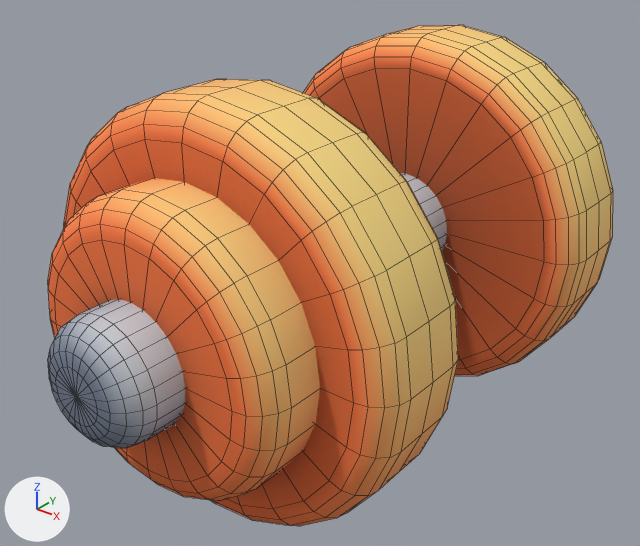
What one commit did to the FBX model Assets/banyuan/fbx/jianshen.FBX.
Camera for both pictures: a 50 mm lens placed at (0.561, -0.66, 0.539), pointed at (0.026, 0.008, 0.125). The axes (+X, +Y, +Z) are drawn at lower left. The lights are the same throughout. Both versions are drawn at frame 36 of the action 'Take 001'; the numbers are the values there. Mesh edges are drawn as thin lines.

The scene before the commit, as lines of its bpy script (objects in view):
```python
me_mesh = bpy.data.meshes.new('Mesh')
me_mesh.from_pydata(...)  # 1088 vertices, 1152 faces; spans x -34.0..34.0, y -19.7..19.7, z -19.7..19.7
me_mesh.materials.append(mat_material__59)  # picture img_jianshen_jpg
ob_jianshen = bpy.data.objects.new('jianshen', me_mesh)
ob_jianshen.parent = ob_dummy001
ob_jianshen.location = (-23.73, 0.0, -0.0000129)
ob_jianshen.rotation_euler = (0.0, 1.571, 0.0)  # degrees (0, 90, 0)
```
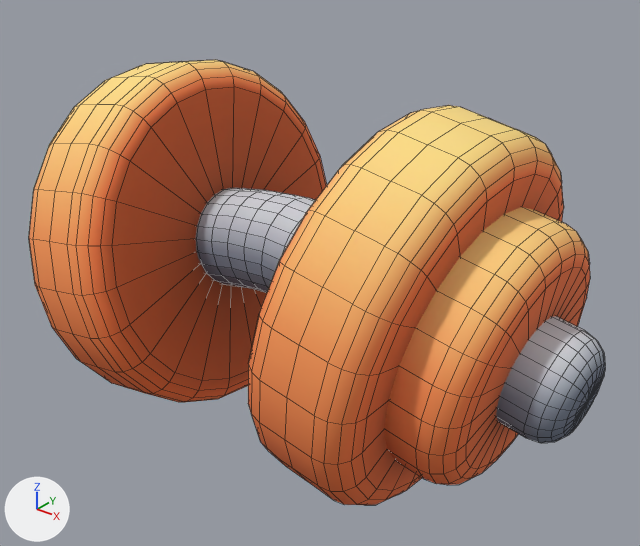
Boxes (x1, y1, x2, y2) around the edits, measured in the pictures (640 x 546 px; the box of a moved part takes in the faces that stretch with it):
'jianshen', reshaped, moved, turned, rescaled
    before: (48, 25, 613, 526)
    after: (29, 60, 605, 505)
part 1 of me_mesh, moved or reshaped
    before: (303, 25, 613, 376)
    after: (248, 105, 564, 505)
part 2 of me_mesh, moved or reshaped (not visible before)
    after: (385, 207, 590, 485)
part 3 of me_mesh, moved or reshaped
    before: (64, 79, 458, 526)
    after: (29, 60, 327, 402)
part 4 of me_mesh, moved or reshaped (not visible afterwards)
    before: (48, 178, 320, 501)
part 5 of me_mesh, added
    after: (196, 188, 605, 443)
part 6 of me_mesh, deleted
    before: (48, 173, 447, 448)

The edits, one by one:
me_mesh is used by ob_jianshen; parent ob_dummy001; location (-23.73, 0.0, -0.0000129); rotation (0.0, 1.571, 0.0), in degrees (0, 90, 0).
me_mesh had 1088 vertices, 1152 faces and spanned x -34.0..34.0, y -19.7..19.7, z -19.7..19.7.
me_mesh now has 1280 vertices, 1344 faces and spans x -33.9..33.9, y -7.2..32.6, z -19.7..19.7.
me_mesh part 1: the loose piece of 266 vertices spanning x 9.6..21.7, y -19.7..19.7, z -19.7..19.7 is turned -10 degrees about the z axis through its middle, then moved by (-0.2, 12.7, 0.0).
me_mesh part 2: the loose piece of 145 vertices spanning x 21.1..28.1, y -13.4..13.4, z -13.4..13.4 is turned -10 degrees about the z axis through its middle, then moved by (-0.3, 11.1, 0.0).
me_mesh part 3: the loose piece of 266 vertices spanning x -21.7..-9.6, y -19.7..19.7, z -19.7..19.7 is turned 10 degrees about the z axis through its middle, then moved by (0.2, 12.7, 0.0).
me_mesh part 4: the loose piece of 145 vertices spanning x -28.1..-21.1, y -13.4..13.4, z -13.4..13.4 is turned 10 degrees about the z axis through its middle, then moved by (0.3, 11.1, 0.0).
me_mesh part 5: a new loose piece of 458 vertices spanning x -33.9..33.9, y 4.6..20.5, z -5.5..5.5, in mat_material__59 (picture img_jianshen_jpg).
Part 6, on me_mesh:
266 vertices are removed from x -34.0..34.0, y -5.5..5.5, z -5.5..5.5.
288 faces are deleted.
In object 'jianshen' (ob_jianshen), parent is no longer ob_dummy001.
Object 'jianshen' (ob_jianshen) moves from (-23.73, 0.0, -0.0000129) to (0.0, 0.0, 0.0).
Object 'jianshen' (ob_jianshen) turns from (0, 90, 0) to (90, 0, 0) degrees about x, y and z.
Object 'jianshen' (ob_jianshen) is rescaled from (1.0, 1.0, 1.0) to (0.01, 0.01, 0.01).
